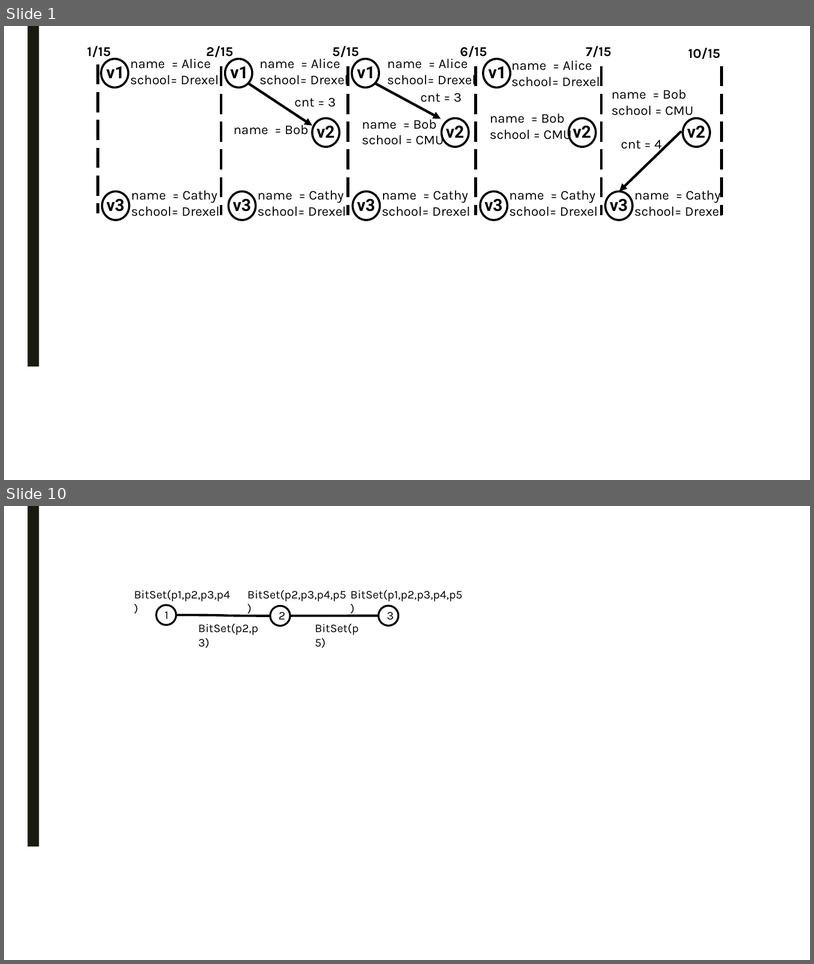
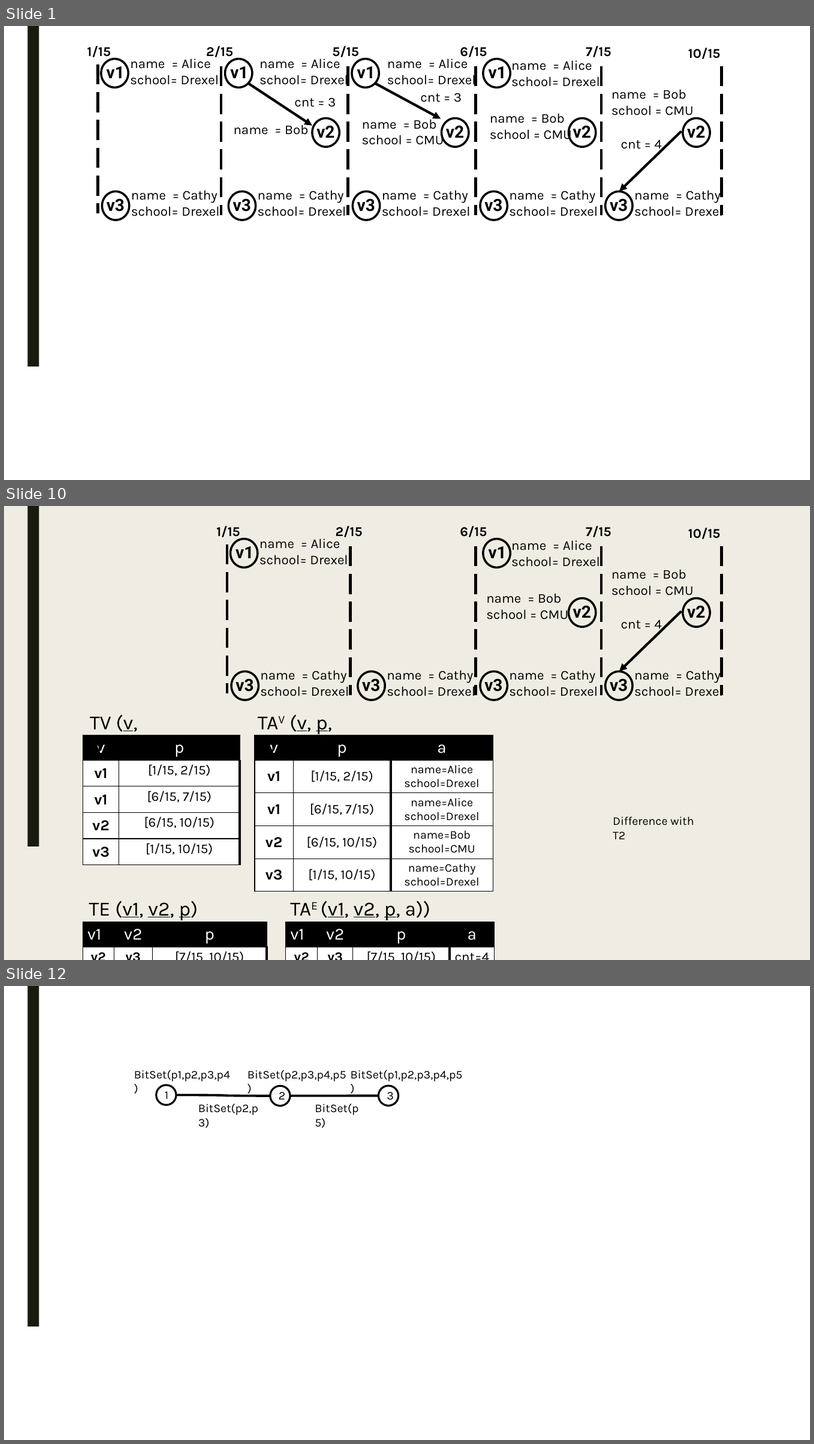
Before and after one commit to PortalDB/portal, a slide deck: paper/sigmod2017/figs/model.pptx. Shown one above the other, each under a label of ours: slides 1 and 10 before the commit, slides 1, 10 and 12 after it; the slides between them are not shown. The pictures are 814x964 and 814x1444 pixels, drawn with LibreOffice and Linux fonts; fonts in the diff are those of the drawing. Boxes give left, top, right and bottom in pixels: in the first picture for what was removed or moved away, otherwise in the second. Text is boxed around its words. In the diff, an @@ line names an element or a change of style, - is before the commit and + after.

```diff
--- a/paper/sigmod2017/figs/model.pptx
+++ b/paper/sigmod2017/figs/model.pptx
@@ slide 10 added at [4, 506, 810, 960], background #EFEDE3; not listed: 1 template element that a slide beside it also shows @@
@@ group added at [216, 526, 723, 787]: 22 texts, 8 ellipses, 5 lines, 1 arrow @@
+name = Alice
+school= Drexel
+name = Bob
+school = CMU
+name = Bob
+school = CMU
+cnt = 4
+name = Alice
+school= Drexel
+10/15
+7/15
+6/15
+2/15
+1/15
+v1
+v2
+v1
+v2
+v3
+name = Cathy
+school= Drexel
+v3
+name = Cathy
+school= Drexel
+v3
+name = Cathy
+school= Drexel
+v3
+name = Cathy
+school= Drexel
@@ text added at [90, 714, 138, 753], 24 pt, text #000000 @@
+TV (v, p)
@@ text added at [258, 714, 332, 753], 24 pt, text #000000 @@
+TAV (v, p, a)
@@ table added at [83, 735, 240, 865], 5 rows, 2 columns @@
+v | p
+v1 | [1/15, 2/15)
+v1 | [6/15, 7/15)
+v2 | [6/15, 10/15)
+v3 | [1/15, 10/15)
@@ table added at [255, 735, 494, 891], 5 rows, 3 columns @@
+v | p | a
+v1 | [1/15, 2/15) | name=Alice school=Drexel
+v1 | [6/15, 7/15) | name=Alice school=Drexel
+v2 | [6/15, 10/15) | name=Bob / school=CMU
+v3 | [1/15, 10/15) | name=Cathy / school=Drexel
@@ text added at [613, 816, 694, 839], 14 pt, text #000000 @@
+Difference with T2
@@ text added at [89, 900, 198, 920], 24 pt, text #000000 @@
+TE (v1, v2, p)
@@ text added at [321, 900, 431, 920], 24 pt, text #000000 @@
+TAE (v1, v2, p, a))
@@ table added at [83, 922, 267, 960], 2 rows, 3 columns @@
+v1 | v2 | p
+v2 | v3 | [7/15, 10/15)
@@ table added at [286, 922, 495, 960], 2 rows, 4 columns @@
+v1 | v2 | p | a
+v2 | v3 | [7/15, 10/15) | cnt=4
@@ what was slide 10 is now slide 12 @@
```
Also in this commit, not shown: 8 slides changed, 1 other slide added, 17 other files.
